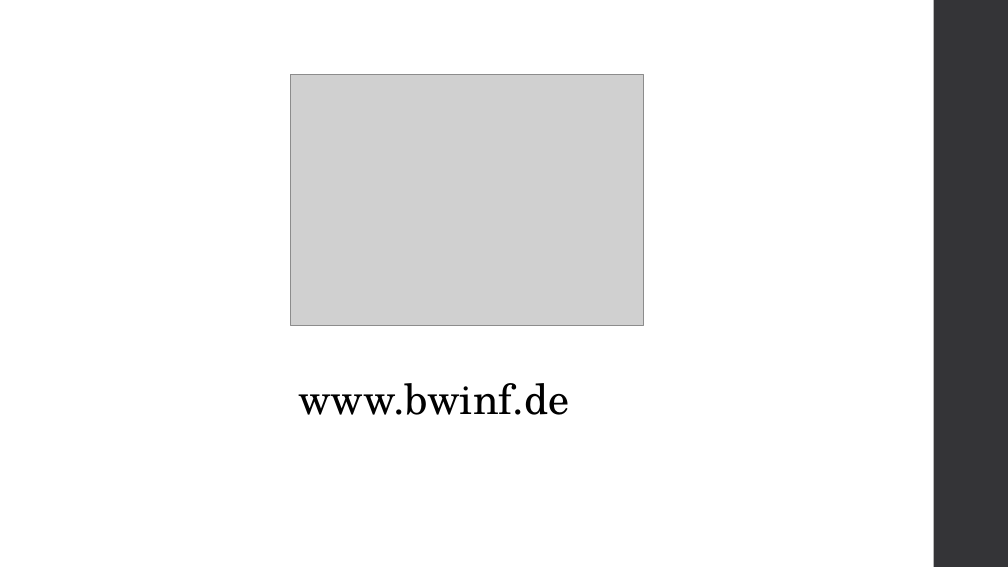
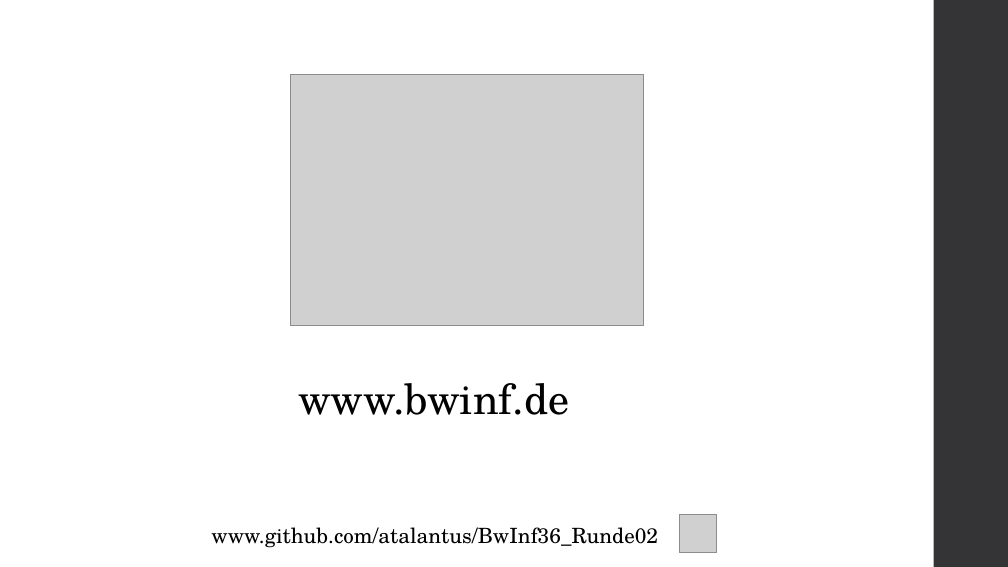
Before and after one commit to atalantus/BwInf36_Runde02, a slide deck: slide 35 of Aufgabe01_Praesentation.pptx (slide 28 before the commit). Drawn at 1008x567 pixels with LibreOffice and Linux fonts; fonts in the diff are those of the drawing; grey boxes stand for pictures. Boxes give left, top, right and bottom in pixels: in the first picture for what was removed or moved away, otherwise in the second. Text is boxed around its words. In the diff, an @@ line names an element or a change of style, - is before the commit and + after.

```diff
--- a/Aufgabe01_Praesentation.pptx
+++ b/Aufgabe01_Praesentation.pptx
@@ text added at (211,527,658,548), 20 pt, text #000000 @@
+www.github.com/atalantus/BwInf36_Runde02
@@ picture added at (679,515,717,553) @@
```
Also in this commit, not shown: 2 other slides changed, 8 slides added, 1 slide removed.
